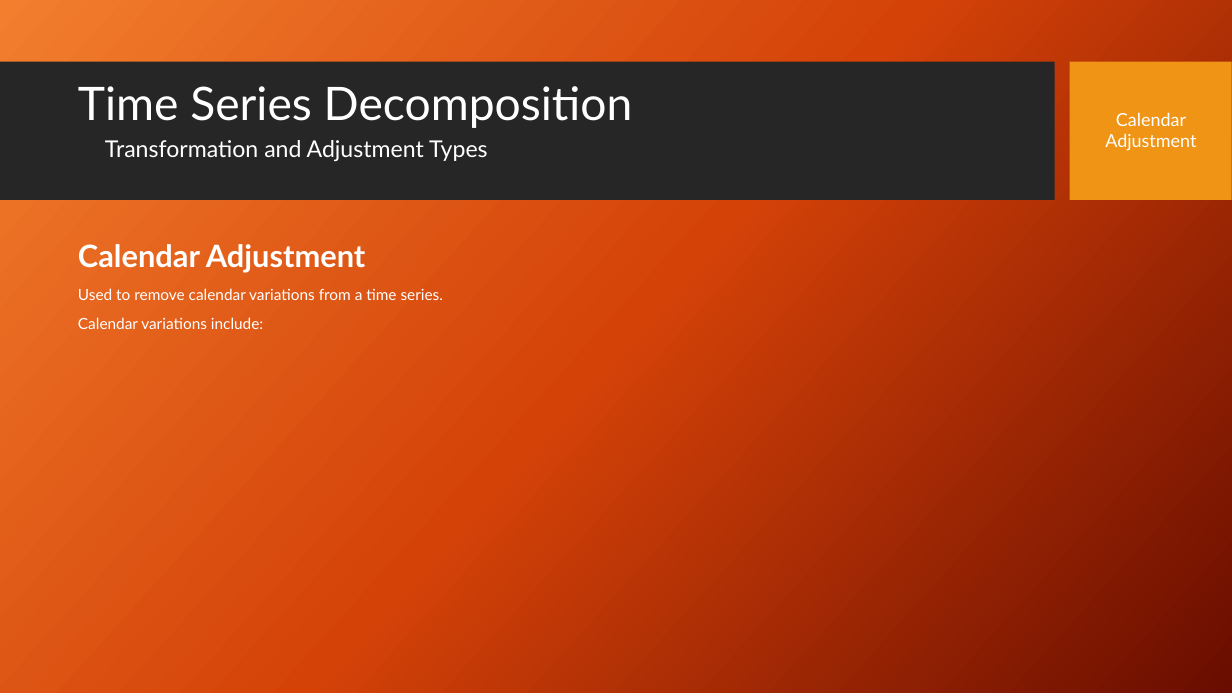
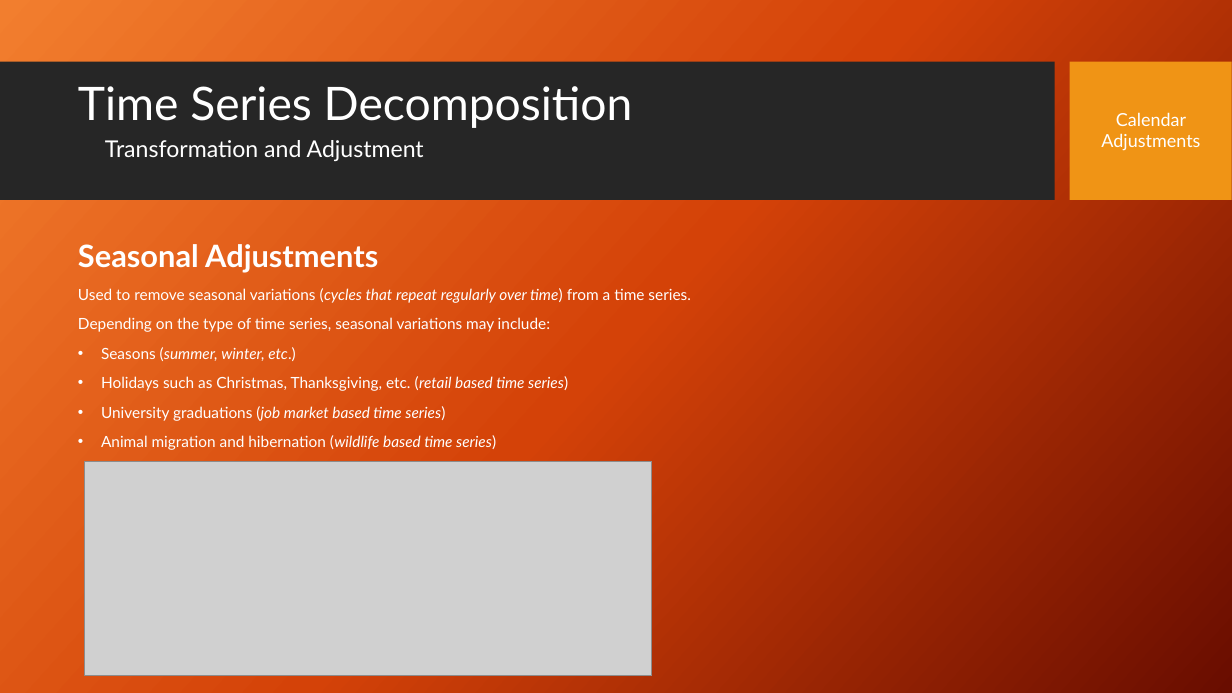
Before and after one commit to stephen-haslett/data-624, a slide deck: slide 8 of Data624TimeSeriesDecompPresentation.pptx. Drawn at 1232x693 pixels with LibreOffice and Linux fonts; fonts in the diff are those of the drawing; grey boxes stand for pictures; background and template pictures are left out. Boxes give left, top, right and bottom in pixels: in the first picture for what was removed or moved away, otherwise in the second. Text is boxed around its words. In the diff, an @@ line names an element or a change of style, - is before the commit and + after.

```diff
--- a/Data624TimeSeriesDecompPresentation.pptx
+++ b/Data624TimeSeriesDecompPresentation.pptx
@@ text at (105,140,424,161): text changed @@
-Transformation and Adjustment Types
+Transformation and Adjustment
@@ text at (1101,133,1200,151): text changed @@
-Adjustment
+Adjustments
@@ text at (78,244,690,450): text changed @@
-Calendar Adjustment
-Used to remove calendar variations from a time series.
-Calendar variations include:
+Seasonal Adjustments
+Used to remove seasonal variations (cycles that repeat regularly over time) from a time series.
+Depending on the type of time series, seasonal variations may include:
+• Seasons (summer, winter, etc.)
+• Holidays such as Christmas, Thanksgiving, etc. (retail based time series)
+• University graduations (job market based time series)
+• Animal migration and hibernation (wildlife based time series)
@@ picture added at (85,461,653,676) @@
```
Also in this commit, not shown: 6 other slides changed, 1 slide added.
